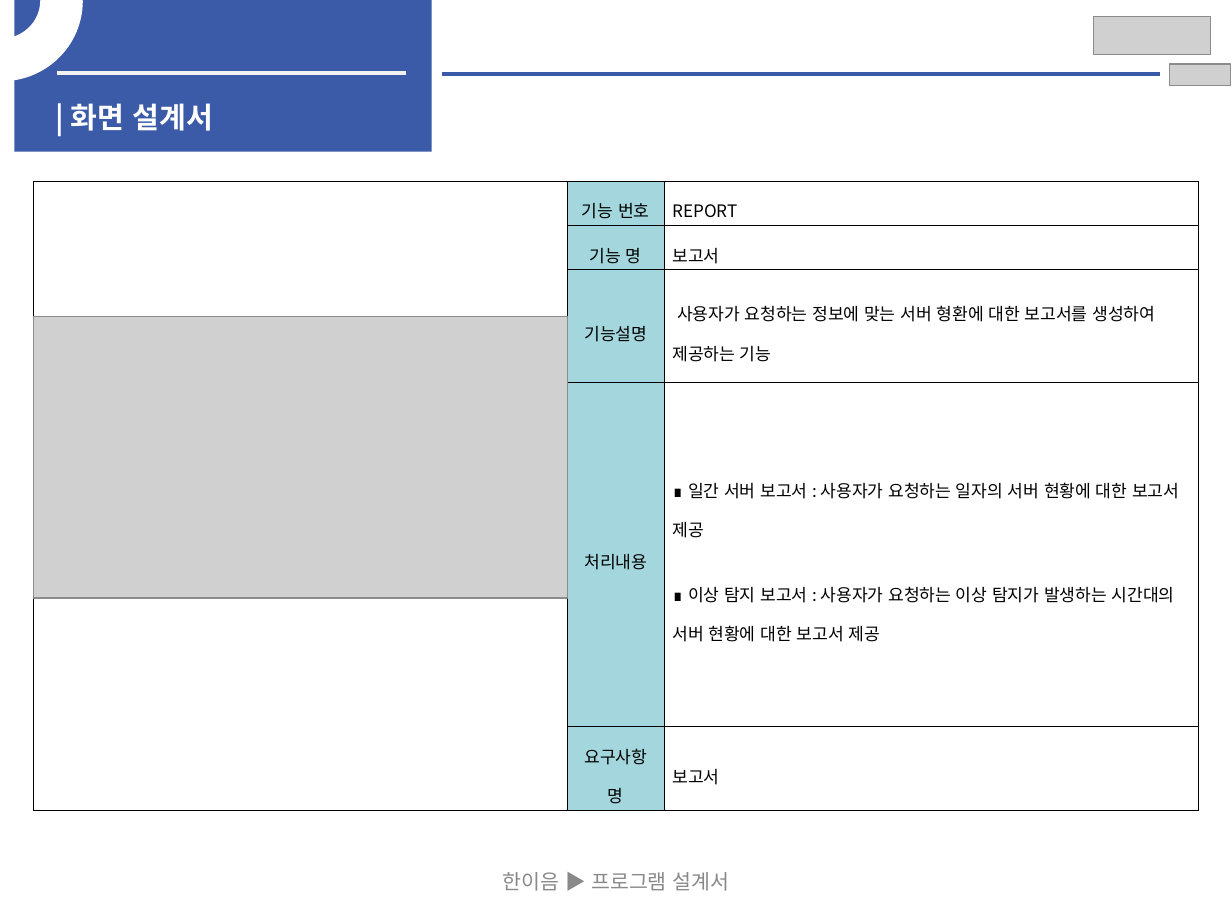
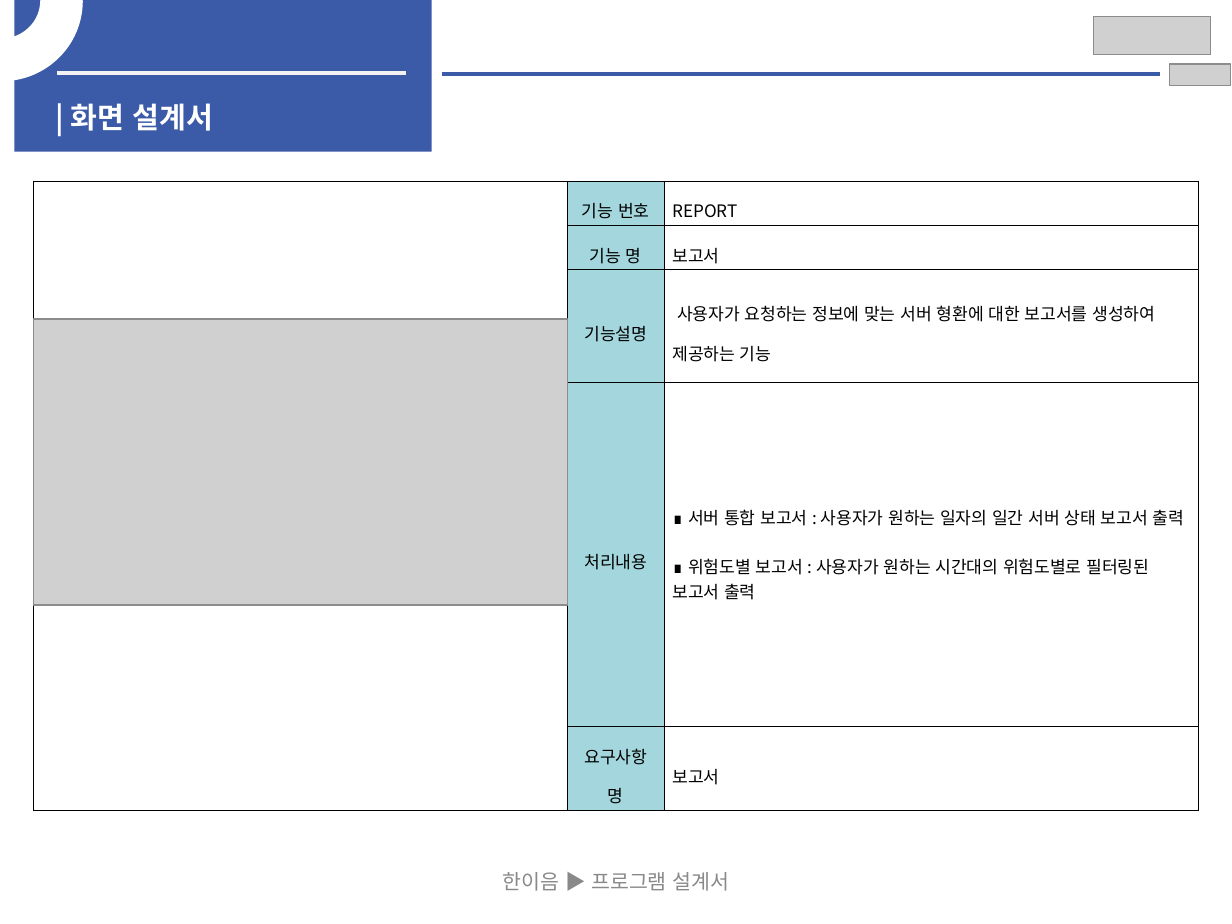
Before and after one commit to HwangYooHyun1/2023_Hanium_prj, a slide deck: slide 16 of 02_문서/04_2차 심층평가/2023_SW개발_HW제작설계서_일반_초안.pptx. Drawn at 1232x924 pixels with LibreOffice and Linux fonts; fonts in the diff are those of the drawing; grey boxes stand for pictures. Boxes give left, top, right and bottom in pixels: in the first picture for what was removed or moved away, otherwise in the second. Text is boxed around its words. In the diff, an @@ line names an element or a change of style, - is before the commit and + after.

```diff
--- a/02_문서/04_2차 심층평가/2023_SW개발_HW제작설계서_일반_초안.pptx
+++ b/02_문서/04_2차 심층평가/2023_SW개발_HW제작설계서_일반_초안.pptx
@@ table at box(33, 181, 1199, 808) @@
-row 4, column 3: ∎ 일간 서버 보고서 : 사용자가 요청하는 일자의 서버 현황에 대한 보고서 제공 / ∎ 이상 탐지 보고서 : 사용자가 요청하는 이상 탐지가 발생하는 시간대의 서버 현황에 대한 보고서 제공
+row 4, column 3: ∎ 서버 통합 보고서 : 사용자가 원하는 일자의 일간 서버 상태 보고서 출력 / ∎ 위험도별 보고서 : 사용자가 원하는 시간대의 위험도별로 필터링된 보고서 출력
@@ picture: place and size @@
-picture at box(33, 316, 567, 597)
+picture at box(33, 319, 567, 606)
```
Also in this commit, not shown: 3 other slides changed, 2 slides removed, 1 other file.
